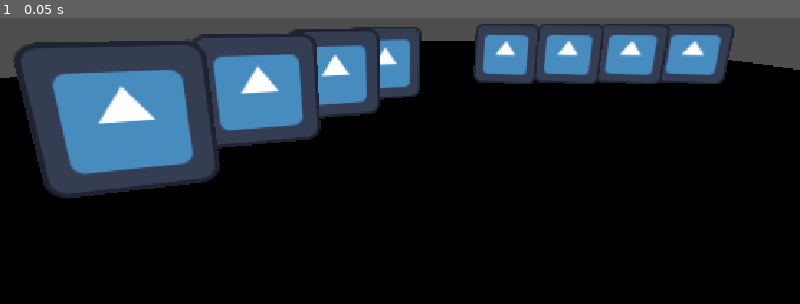
Above: before the commit, frame 1.
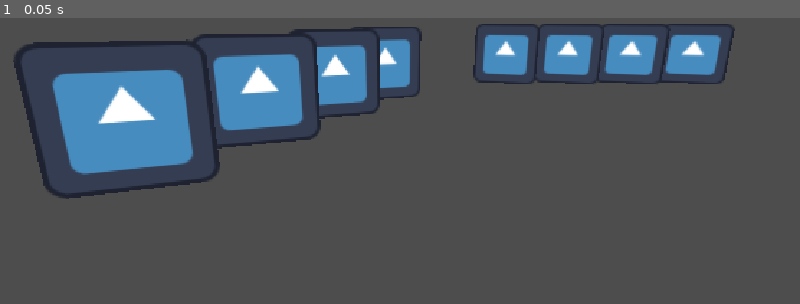
Above: after the commit, the same moment.

Repository: dylanbank/west-fae
Game: Godot game, scene res://hunts/battles/battle.tscn
Two runs of this game, one before a commit and one after it. Both use one fixed random seed, a clock stepped at 60 frames per second and the inputs below. Before the commit the project starts from res://hunts/battle.tscn. The engine's default icon, where the game draws it, is replaced by a stand-in: a white triangle on a blue panel in a dark square.
Inputs:
- Up to frame 1 (0.05 s): no input

The runs differ from the first frame. In frame 1, 66% of the frame differs, in the area x 0-100%, y 8-100%.

Commit message:
hit and death animations for character

Diff:
--- /dev/null
+++ b/west-fae/characters/Character.tscn
@@ -0,0 +1,21 @@
+[gd_scene format=3 uid="uid://iahqrc7o1224"]
+
+[ext_resource type="Script" uid="uid://bk5rtse70jn7n" path="res://characters/character.gd" id="1_cqlfc"]
+[ext_resource type="Texture2D" uid="uid://chnlhq6y21n4n" path="res://icon.svg" id="2_32im1"]
+
+[sub_resource type="BoxShape3D" id="BoxShape3D_la1yr"]
+
+[node name="Character" type="CharacterBody3D" unique_id=1785240785]
+script = ExtResource("1_cqlfc")
+
+[node name="CollisionShape3D" type="CollisionShape3D" parent="." unique_id=1599146581]
+shape = SubResource("BoxShape3D_la1yr")
+
+[node name="Sprite3D" type="Sprite3D" parent="." unique_id=1010981825]
+transform = Transform3D(1, 0, 0, 0, 1, 0, 0, 0, 1, 0, 0.14009047, 0)
+texture = ExtResource("2_32im1")
+
+[node name="Timer" type="Timer" parent="." unique_id=795938687]
+one_shot = true
+
+[connection signal="timeout" from="Timer" to="." method="_on_timer_timeout"]
--- a/west-fae/characters/character.gd
+++ b/west-fae/characters/character.gd
@@ -1,4 +1,33 @@
-extends Node
+extends CharacterBody3D
 class_name Character
 
 @export var character_res = CharacterResource
+@export var hit_time_scale : float = 2.0
+@export var hit_distance_scale : float = 2.0
+
+@onready var timer: Timer = $Timer
+@onready var sprite_3d: Sprite3D = $Sprite3D
+
+func calc_hit_time(dmg_amt : float) -> float:
+	var perc_of_health : float = dmg_amt / character_res.current_health
+	return perc_of_health * hit_time_scale
+
+func take_damage(raw_dmg_amt : float) -> void:
+	var hit_anim_duration : float = calc_hit_time(raw_dmg_amt)
+	sprite_3d.texture = character_res.hit_sprite
+	timer.wait_time = hit_anim_duration
+	timer.start()
+
+	character_res.current_health = max(character_res.current_health - raw_dmg_amt, 0)
+	if character_res.current_health == 0:
+		character_res.dead = true
+
+
+func _on_timer_timeout() -> void:
+	if character_res.dead:
+		sprite_3d.texture = character_res.dead_sprite
+	else:
+		sprite_3d.texture = character_res.idle_sprite
+
+func _ready() -> void:
+	sprite_3d.texture = character_res.idle_sprite
--- a/west-fae/characters/character_res.gd
+++ b/west-fae/characters/character_res.gd
@@ -11,9 +11,9 @@
 
 @export var strength : float
 @export var dexterity : float
-@export var constitution : float
+@export var grit : float
 @export var intelligence : float
-@export var wisdom : float
+@export var instinct : float
 #@export var charisma : float
 
 @export var equipped_abilities : Array[BaseAbilityResource]
@@ -21,35 +21,3 @@
 @export var equipped_items : Array[BaseItemResource]
 
 @export var dead : bool = false
-
-func take_damage(dmg : float) -> void:
-	current_health -= dmg
-	# switch sprite to hit sprite for 0.5 - 1 second
-	# maybe have a sprite animation queue within this resource
-	if current_health <= 0:
-		current_health = 0
-		dead = true
-
-
-func stats_after_calc() -> void:
-	#var new_str : float = 0
-	#var new_dex : float = 0
-	#var new_con : float = 0
-	#var new_int: float = 0
-	#var new_wis : float = 0
-	##var new_cha : float = 0
-	#for item in items:
-		#new_str += item.add_str
-		#new_dex += item.add_dex
-		#new_con += item.add_con
-		#new_int += item.add_int
-		#new_wis += item.add_wis
-		##new_cha += item.add_cha
-	#for ability in abilities:
-		#if "Strength" in ability.scaling_stat:
-			#ability.current_str = ability.base_strength + new_str
-		#if "Dexterity" in ability.scaling_stat:
-			#
-			#
-			#
-	pass
--- a/west-fae/characters/hunters/hunter.tscn
+++ b/west-fae/characters/hunters/hunter.tscn
@@ -15,3 +15,7 @@
 [node name="Sprite3D" type="Sprite3D" parent="." unique_id=1770655122]
 transform = Transform3D(1, 0, 0, 0, 1, 0, 0, 0, 1, 0, 0.14009047, 0)
 texture = ExtResource("2_uy04x")
+
+[node name="Timer" type="Timer" parent="." unique_id=573560460]
+
+[connection signal="timeout" from="Timer" to="." method="_on_timer_timeout"]
--- a/west-fae/hunts/battle.tscn
+++ b/west-fae/hunts/battles/battle.tscn
@@ -1,10 +1,11 @@
 [gd_scene format=3 uid="uid://nwculwc1d4n7"]
 
-[ext_resource type="Script" uid="uid://b8wypto2gwd30" path="res://hunts/battle_manager.gd" id="1_hlv50"]
-[ext_resource type="Script" uid="uid://cqta4g038q3r0" path="res://characters/hunters/hunter_res.gd" id="2_hlv50"]
-[ext_resource type="Resource" uid="uid://dsdpwx53xa1cr" path="res://characters/hunters/harry/harry.tres" id="3_pchuo"]
-[ext_resource type="Script" uid="uid://cg340kvj3ltnb" path="res://characters/character_res.gd" id="4_p1r07"]
-[ext_resource type="Resource" uid="uid://ccrhiw16mb8d0" path="res://characters/hunters/mark/mark.tres" id="5_oibe4"]
+[ext_resource type="Script" uid="uid://b8wypto2gwd30" path="res://hunts/battles/battle_manager.gd" id="1_7r4xy"]
+[ext_resource type="Script" uid="uid://cqta4g038q3r0" path="res://characters/hunters/hunter_res.gd" id="2_u2f2v"]
+[ext_resource type="Resource" uid="uid://dsdpwx53xa1cr" path="res://characters/hunters/harry/harry.tres" id="3_62ji6"]
+[ext_resource type="Script" uid="uid://cg340kvj3ltnb" path="res://characters/character_res.gd" id="4_4jpop"]
+[ext_resource type="Resource" uid="uid://ccrhiw16mb8d0" path="res://characters/hunters/mark/mark.tres" id="5_5ri0k"]
+[ext_resource type="Script" uid="uid://c5rs0n0u88b2t" path="res://hunts/battles/code_blocks/initialize_characters.gd" id="6_ohvvp"]
 
 [sub_resource type="BoxMesh" id="BoxMesh_6sj1v"]
 size = Vector3(20, 1, 20)
@@ -14,12 +15,16 @@
 
 [node name="Battle" type="Node3D" unique_id=1382295604]
 
-[node name="BattleManager" type="Node" parent="." unique_id=753362522 node_paths=PackedStringArray("hunter_p_mats", "enemy_p_mats")]
-script = ExtResource("1_hlv50")
-hunters = Array[ExtResource("2_hlv50")]([ExtResource("3_pchuo"), ExtResource("3_pchuo"), ExtResource("3_pchuo"), ExtResource("3_pchuo")])
-enemies = Array[ExtResource("4_p1r07")]([ExtResource("5_oibe4"), ExtResource("5_oibe4"), ExtResource("5_oibe4"), ExtResource("5_oibe4")])
-hunter_p_mats = [NodePath("../HunterPlacements/HunterMat1"), NodePath("../HunterPlacements/HunterMat2"), NodePath("../HunterPlacements/HunterMat3"), NodePath("../HunterPlacements/HunterMat4")]
-enemy_p_mats = [NodePath("../EnemyPlacements/EnemyMat1"), NodePath("../EnemyPlacements/EnemyMat2"), NodePath("../EnemyPlacements/EnemyMat3"), NodePath("../EnemyPlacements/EnemyMat4")]
+[node name="BattleManager" type="Node" parent="." unique_id=753362522 node_paths=PackedStringArray("initialize_characters")]
+script = ExtResource("1_7r4xy")
+hunters = Array[ExtResource("2_u2f2v")]([ExtResource("3_62ji6"), ExtResource("3_62ji6"), ExtResource("3_62ji6"), ExtResource("3_62ji6")])
+enemies = Array[ExtResource("4_4jpop")]([ExtResource("5_5ri0k"), ExtResource("5_5ri0k"), ExtResource("5_5ri0k"), ExtResource("5_5ri0k")])
+initialize_characters = NodePath("InitializeCharacters")
+
+[node name="InitializeCharacters" type="Node" parent="BattleManager" unique_id=38291079 node_paths=PackedStringArray("hunter_p_mats", "enemy_p_mats")]
+script = ExtResource("6_ohvvp")
+hunter_p_mats = [NodePath("../../HunterPlacements/HunterMat1"), NodePath("../../HunterPlacements/HunterMat2"), NodePath("../../HunterPlacements/HunterMat3"), NodePath("../../HunterPlacements/HunterMat4")]
+enemy_p_mats = [NodePath("../../EnemyPlacements/EnemyMat1"), NodePath("../../EnemyPlacements/EnemyMat2"), NodePath("../../EnemyPlacements/EnemyMat3"), NodePath("../../EnemyPlacements/EnemyMat4")]
 
 [node name="CameraPositions" type="Node3D" parent="." unique_id=1778099040]
 
@@ -56,6 +61,7 @@
 [node name="Floor" type="StaticBody3D" parent="." unique_id=1330066932]
 
 [node name="MeshInstance3D" type="MeshInstance3D" parent="Floor" unique_id=1796795815]
+visible = false
 mesh = SubResource("BoxMesh_6sj1v")
 
 [node name="CollisionShape3D" type="CollisionShape3D" parent="Floor" unique_id=1382417655]
--- /dev/null
+++ b/west-fae/hunts/battles/battle_manager.gd
@@ -0,0 +1,10 @@
+extends Node
+class_name BattleManager
+
+@export var hunters : Array[HunterResource]
+@export var enemies : Array[CharacterResource]
+@export var initialize_characters : InitializeCharacters
+
+var current_character_turn : int = 0
+func _ready() -> void:
+	initialize_characters.initialize(hunters, enemies)
--- a/west-fae/hunts/battle_manager.gd
+++ b/west-fae/hunts/battles/code_blocks/initialize_characters.gd
@@ -1,8 +1,5 @@
 extends Node
-class_name BattleManager
-
-@export var hunters : Array[HunterResource]
-@export var enemies : Array[CharacterResource]
+class_name InitializeCharacters
 
 @export var hunter_p_mats: Array[Node3D]
 @export var enemy_p_mats : Array[Node3D]
@@ -15,8 +12,8 @@
 		char_node.find_child('Sprite3D').texture =  char_res.idle_sprite
 		p_mats[i].add_child(char_node)
 
-func _ready() -> void:
-	if hunters and hunter_p_mats and hunters.size() <= hunter_p_mats.size():
-		add_nodes_to_mats(hunters, hunter_p_mats)
-	if enemies and enemy_p_mats and enemies.size() <= enemy_p_mats.size():
-		add_nodes_to_mats(enemies, enemy_p_mats)
+func initialize(hunters_res : Array, enemies_res : Array) -> void:
+	if hunters_res and hunter_p_mats and hunters_res.size() <= hunter_p_mats.size():
+		add_nodes_to_mats(hunters_res, hunter_p_mats)
+	if enemies_res and enemy_p_mats and enemies_res.size() <= enemy_p_mats.size():
+		add_nodes_to_mats(enemies_res, enemy_p_mats)
Renamed: west-fae/hunts/battle_manager.gd.uid -> west-fae/hunts/battles/battle_manager.gd.uid
Not shown, added: west-fae/hunts/battles/code_blocks/initialize_characters.gd.uid
